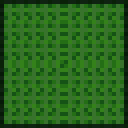
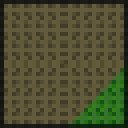
Comparing the layer stacks of the two 128×128 images. Changes:
added layer "Layer 7" above "Layer 6" over <box>0,0,128,128</box>
added layer "Layer 6" above "Layer 2" over <box>0,0,128,128</box>
